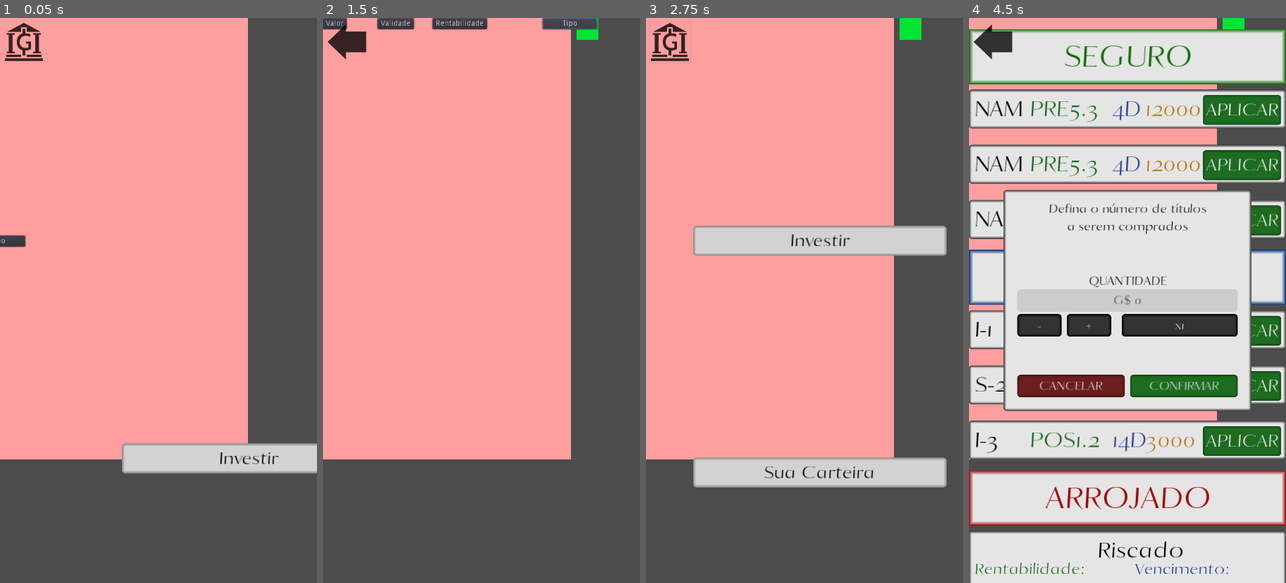
Above: before the commit, frames 1-4 (left to right).
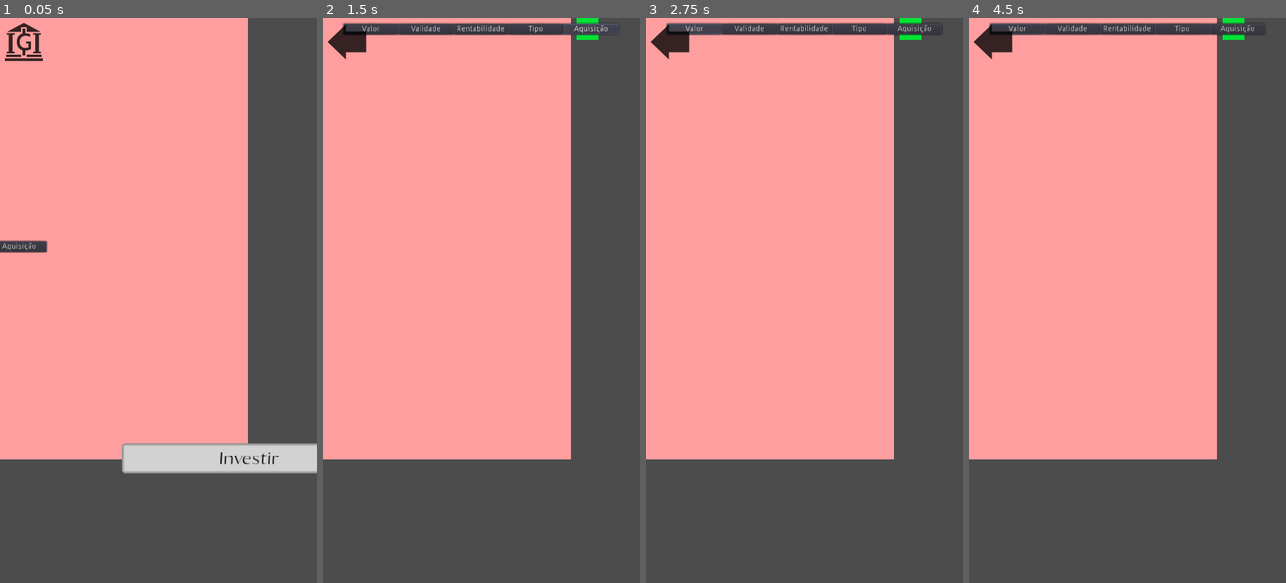
Above: after the commit, the same moments.

Repository: AndreMoukarzel/Grana-Preta
Game: Godot game, scene res://broker/Broker.tscn
The game is run twice, just before and just after one commit, with the same random seed, the same clock (stepped at 60 frames per second) and the same inputs. This scene is started directly instead of the project's main scene.
Inputs (mouse positions are in pixels of both pictures, inside the frame that each line leads up to):
- Up to frame 1 (0.05 s): no input
- Up to frame 2 (1.5 s): click "Sua Carteira" at 0.5 s; click (544, 29) at 1.25 s, where only the run after the commit has a clickable "Aquisição"
- Up to frame 3 (2.75 s): click "Valor" at 2 s
- Up to frame 4 (4.5 s): click (1143, 238) at 2.75 s, where only the run before the commit has a clickable "Investir"; click (1178, 549) at 3.5 s, where only the run before the commit has a clickable "R"; click (1241, 108) at 4.25 s, where only the run before the commit has a clickable "APLICAR"

The runs differ from the first frame. In frame 1, 0.4% of the frame differs, in the area x 0-16%, y 38-42%; in frame 2, 2.1%; in frame 3, 11%; in frame 4, 87%, in the area x 0-100%, y 0-100%.
Error in both runs: Invalid get index '99' (on base: 'Array'). (res://broker/bond/BondGenerator.gd:123)

Commit message:
Fix bug with provisioned Bonds
Rentability was not saved, so the index's value was lost when loading. Also crashed the game because it loaded the incorrect data type.

Diff:
--- a/Save.gd
+++ b/Save.gd
@@ -137,10 +137,10 @@
 	if time1.year > time2.year or time1.month > time2.month:
 		return [-1, -1]
 
-	var diff = [time2.day - time1.day - 1, time2.hour - time1.hour + 24]
+	var diff = [int(time2.day - time1.day - 1), int(time2.hour - time1.hour + 24)]
 
 	if time1.month < time2.month:
-		var m = time2.month - 1
+		var m = int(time2.month) - 1
 		if m % 2 == 1:
 			diff[0] += 31
 		else:
@@ -201,7 +201,8 @@
 		"min_investment" : Bond.min_investment,
 		"min_time" : Bond.min_time,
 		"taxes" : Bond.taxes,
-		"creation_time" : Bond.creation_time
+		"creation_time" : Bond.creation_time,
+		"index_value" : Bond.index_value # used only on chanceful bonds
 	}
 	available_bonds.append(bond_json)
 	available_bonds_id = (available_bonds_id + 1) % 30
@@ -220,7 +221,8 @@
 		"min_investment" : Bond.min_investment,
 		"min_time" : Bond.min_time,
 		"taxes" : Bond.taxes,
-		"creation_time" : Bond.creation_time
+		"creation_time" : Bond.creation_time,
+		"index_value" : Bond.index_value # used only on chanceful bonds
 	}
 	bought_bonds.append(bond_json)
 	bought_bonds_id = (bought_bonds_id + 1) % 10000
--- a/broker/Portfolio.gd
+++ b/broker/Portfolio.gd
@@ -23,11 +23,10 @@
 func update_bought_bonds():
 	clear_bonds()
 	for b in Save.bought_bonds:
-		print("Name = ", b.name, " | Value = ", b.ammount)
 		var iteration_number = get_iteration_number(b)
 		var Bond = add_bond($Sorter/Bonds)
 
-		Bond.setup(b.name, b.display_rentability, b.rentability_type, b.expiration, b.min_investment, b.min_time, b.taxes, b.creation_time)
+		Bond.setup(b.name, b.display_rentability, b.rentability_type, b.expiration, b.min_investment, b.min_time, b.taxes, b.creation_time, b.index_value)
 		Bond.setup_owned(b.ammount, b.bought_time, b.id)
 		if iteration_number > 0:
 			print("iterating, ", iteration_number, " times")
--- a/broker/Portfolio.tscn
+++ b/broker/Portfolio.tscn
@@ -14,34 +14,49 @@
 script = ExtResource( 2 )
 
 [node name="Value" type="Button" parent="Sorter"]
-margin_right = 12.0
-margin_bottom = 20.0
+margin_left = 38.0
+margin_top = 10.0
+margin_right = 138.0
+margin_bottom = 30.0
 text = "Valor"
 
 [node name="Expiration" type="Button" parent="Sorter"]
-margin_left = 100.0
-margin_right = 166.0
-margin_bottom = 20.0
+margin_left = 138.0
+margin_top = 10.0
+margin_right = 238.0
+margin_bottom = 30.0
 text = "Validade"
 
 [node name="Rentability" type="Button" parent="Sorter"]
-margin_left = 200.0
-margin_right = 299.0
-margin_bottom = 20.0
+margin_left = 238.0
+margin_top = 10.0
+margin_right = 338.0
+margin_bottom = 30.0
 text = "Rentabilidade"
 
 [node name="Type" type="Button" parent="Sorter"]
-margin_left = 400.0
-margin_right = 499.0
-margin_bottom = 20.0
+margin_left = 338.0
+margin_top = 10.0
+margin_right = 438.0
+margin_bottom = 30.0
 text = "Tipo"
+
+[node name="BoughtTime" type="Button" parent="Sorter"]
+margin_left = 438.0
+margin_top = 10.0
+margin_right = 538.0
+margin_bottom = 30.0
+text = "Aquisição"
 
 [node name="Bonds" type="Control" parent="Sorter"]
 margin_top = 100.0
 margin_right = 40.0
 margin_bottom = 140.0
 
+[node name="Tween" type="Tween" parent="Sorter"]
+
 [connection signal="pressed" from="Sorter/Value" to="Sorter" method="_on_Value_pressed"]
 [connection signal="pressed" from="Sorter/Expiration" to="Sorter" method="_on_Expiration_pressed"]
 [connection signal="pressed" from="Sorter/Rentability" to="Sorter" method="_on_Rentability_pressed"]
 [connection signal="pressed" from="Sorter/Type" to="Sorter" method="_on_Type_pressed"]
+[connection signal="pressed" from="Sorter/BoughtTime" to="Sorter" method="_on_BoughtTime_pressed"]
--- a/broker/bond/Bond.gd
+++ b/broker/bond/Bond.gd
@@ -10,7 +10,7 @@
 
 var is_open = false
 var bond_name : String
-var display_rentability # Expected rentability of bond in 5 days
+var display_rentability : float # Expected rentability of bond in 5 days
 var rentability : float # How much the bond returns each 4 hours ( or each day, in case of provisioned bonds )
 var rentability_type : String # Pre, Pos index or Pos provisioned
 var expiration
@@ -19,9 +19,10 @@
 var taxes
 var creation_time
 var time_left
+var index_value
 
 
-func setup(bond_name : String, five_day_rentability, rentability_type : String, expiration, min_investment : int, min_time : Array, taxes : Array, creation_time):
+func setup(bond_name : String, five_day_rentability : float, rentability_type : String, expiration, min_investment : int, min_time : Array, taxes : Array, creation_time, index_value = null):
 	self.bond_name = bond_name
 	self.display_rentability = five_day_rentability
 	self.rentability_type = rentability_type
@@ -31,14 +32,14 @@
 	self.taxes = taxes
 	self.creation_time = creation_time
 	self.time_left = Save.get_time_difference(OS.get_datetime(), expiration)
+	self.index_value = index_value
 
 	if rentability_type == "Pre-fixada":
 		self.rentability = calculate_safebond_rentability(self.display_rentability)
 	elif rentability_type == "Pos-fixada":
 		self.rentability = calculate_moderatebond_rentability(self.display_rentability)
 	elif rentability_type == "Prov":
-		self.display_rentability = five_day_rentability[0]
-		self.rentability = five_day_rentability[1]
+		self.rentability = index_value
 	$Name.text = bond_name
 	$MinTime.text = "Carencia: "
 	if min_time[0] > 0:
--- a/broker/bond/BondGenerator.gd
+++ b/broker/bond/BondGenerator.gd
@@ -33,7 +33,7 @@
 				Bond.setup(b.name, b.display_rentability, b.rentability_type, b.expiration, b.min_investment, b.min_time, b.taxes, b.creation_time)
 			elif chanceful_names.has(split):
 				var Bond = BondDisplay.add_bond(BondDisplay.ChanceBonds)
-				Bond.setup(b.name, b.display_rentability, b.rentability_type, b.expiration, b.min_investment, b.min_time, b.taxes, b.creation_time)
+				Bond.setup(b.name, b.display_rentability, b.rentability_type, b.expiration, b.min_investment, b.min_time, b.taxes, b.creation_time, b.index_value)
 
 	for b in to_remove_bonds: # remove obsolete bonds
 		var index = Save.available_bonds.find(b)
@@ -163,7 +163,7 @@
 	rentability = avg
 
 
-	Bond.setup(bond_name, [rentability, simulation[7]], "Prov", add_time(OS.get_datetime(), expiration), min_investment, min_time, taxes, OS.get_datetime())
+	Bond.setup(bond_name, rentability, "Prov", add_time(OS.get_datetime(), expiration), min_investment, min_time, taxes, OS.get_datetime(), simulation[7])
 	Save.save_available_bond(Bond)
 
 
